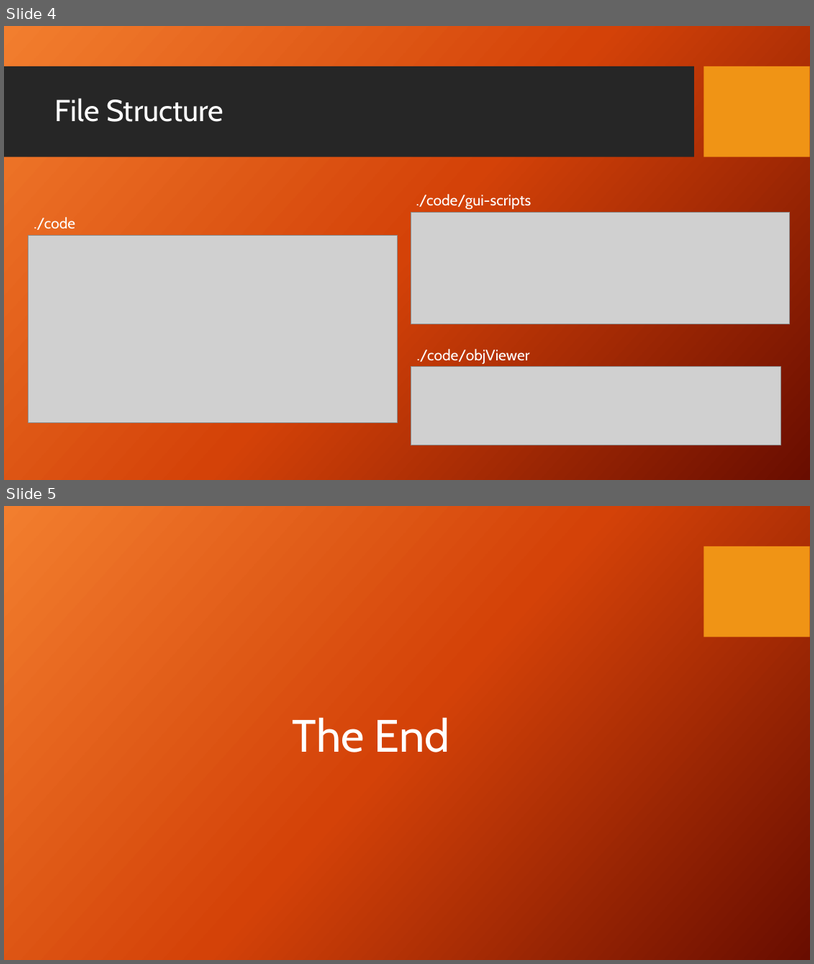
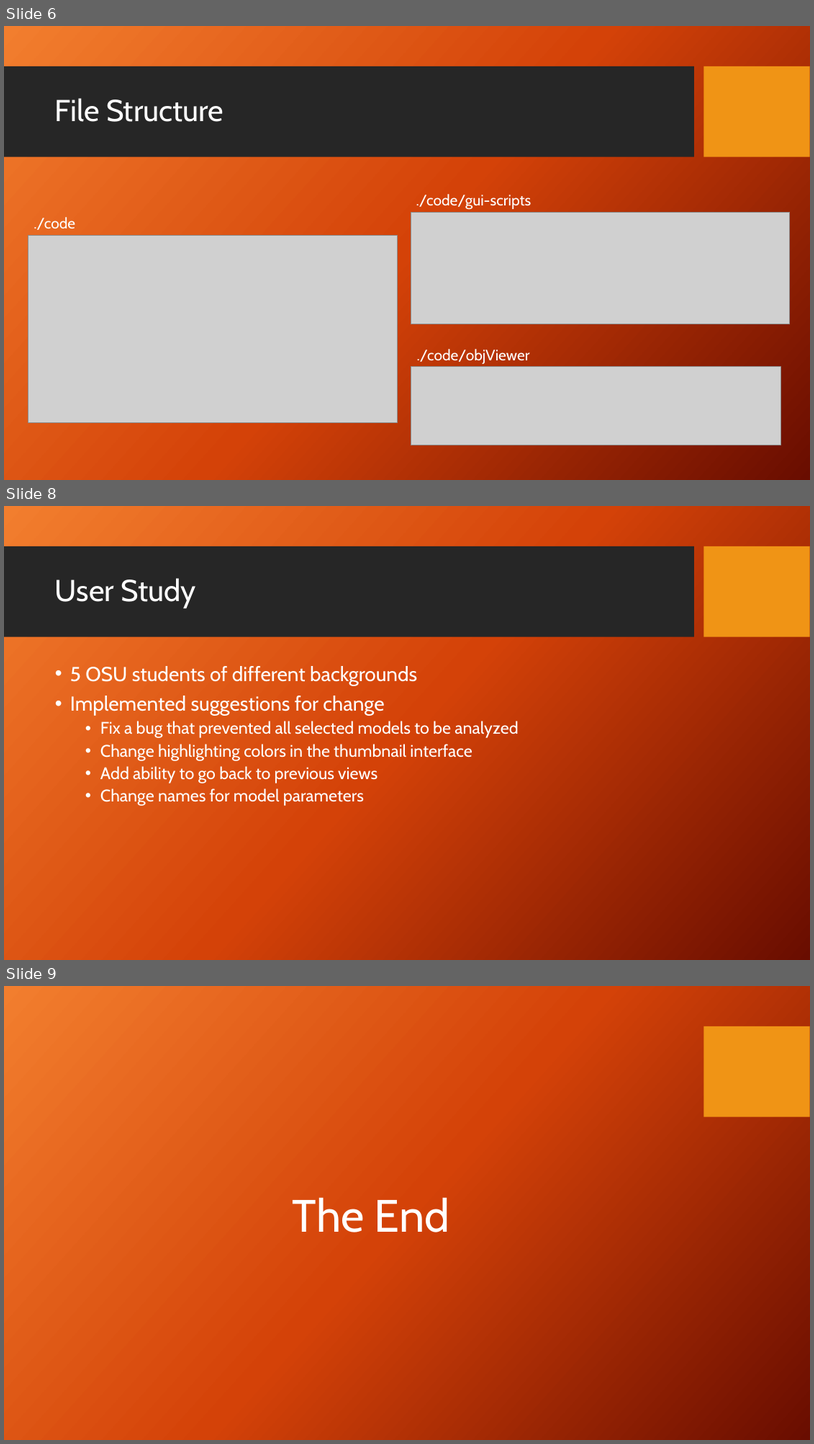
Before and after one commit to phelpsmi/MicrobialCommunityVisualation, a slide deck: documentation/betaProgressReport/winter_progress_video.pptx. Shown one above the other, each under a label of ours: slides 4 and 5 before the commit, slides 6, 8 and 9 after it; the slides between them are not shown. The pictures are 814x964 and 814x1444 pixels, drawn with LibreOffice and Linux fonts; fonts in the diff are those of the drawing; grey boxes stand for pictures; background and template pictures are left out. Boxes give left, top, right and bottom in pixels: in the first picture for what was removed or moved away, otherwise in the second. Text is boxed around its words. In the diff, an @@ line names an element or a change of style, - is before the commit and + after.

```diff
--- a/documentation/betaProgressReport/winter_progress_video.pptx
+++ b/documentation/betaProgressReport/winter_progress_video.pptx
@@ slide 8 added at bbox=[4, 506, 810, 960], background picture (left out); not listed: 2 template elements that a slide beside it also shows @@
@@ title added at bbox=[55, 578, 197, 608], 36 pt, text #FFFFFF @@
+User Study
@@ text added at bbox=[70, 666, 518, 806], 20 pt, text #FFFFFF @@
+• 5 OSU students of different backgrounds
+• Implemented suggestions for change
+  • Fix a bug that prevented all selected models to be analyzed
+  • Change highlighting colors in the thumbnail interface
+  • Add ability to go back to previous views
+  • Change names for model parameters
@@ what was slide 4 is now slide 6 @@
@@ what was slide 5 is now slide 9 @@
```
Also in this commit, not shown: 2 slides changed, 3 other slides added, 3 other files.
